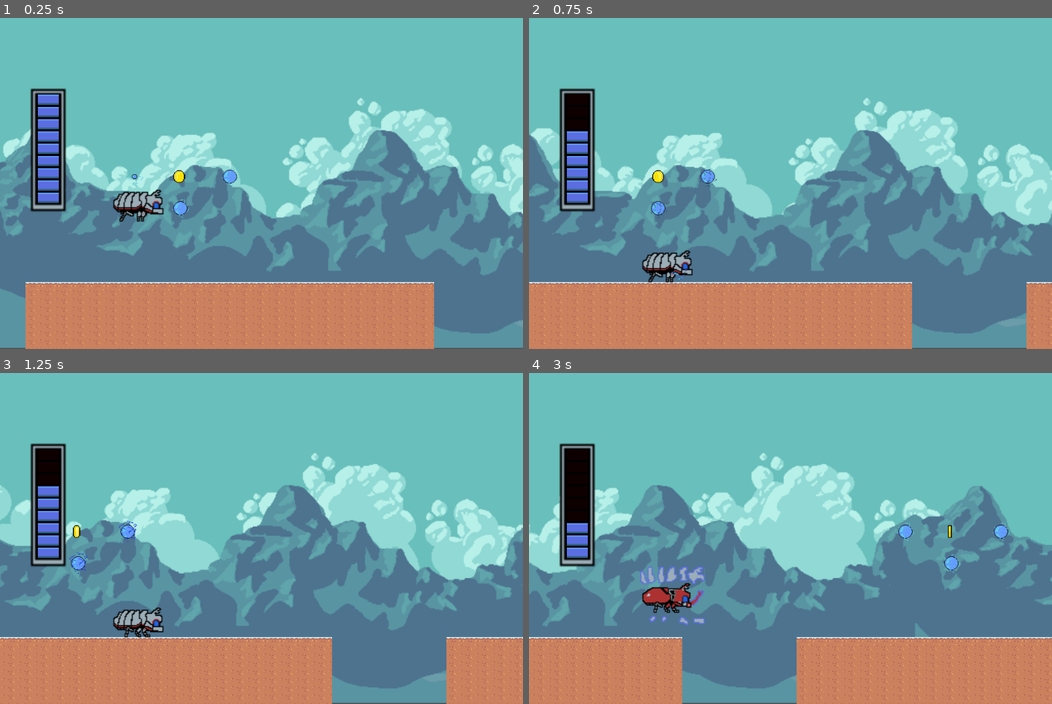
Above: before the commit, frames 1-4 (two rows, left to right).
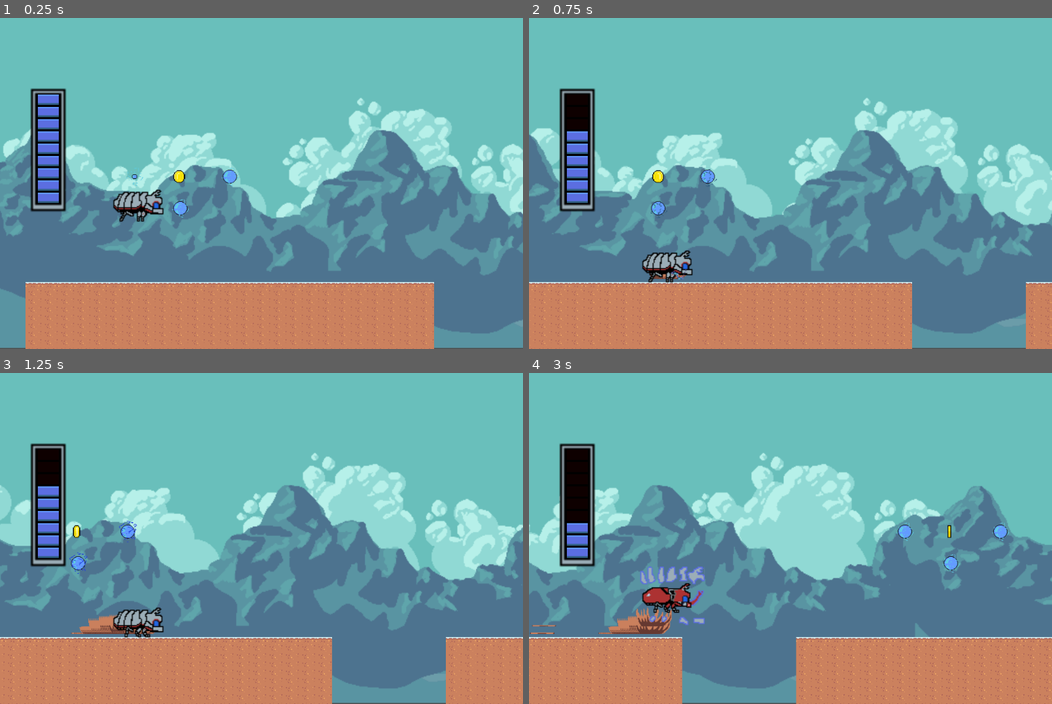
Above: after the commit, the same moments.

Repository: alphaFaiz/cy-bugs
Game: Godot game, scene res://game.tscn
Two runs of this game, one before a commit and one after it. Both use one fixed random seed, a clock stepped at 60 frames per second and the inputs below.
Inputs:
- Up to frame 1 (0.25 s): no input
- Up to frame 2 (0.75 s): hold Up (ui_up) from 0.53 s (still down); tap Z (attack) at 0.6 s
- Up to frame 3 (1.25 s): keep holding Up (ui_up)
- Up to frame 4 (3 s): tap X (switch_form) at 1.35, 2.85 s; release Up (ui_up) at 2.03 s; hold Down (ui_down) 2.03-2.78 s; tap Z (attack) at 2.1 s; hold Up (ui_up) from 2.78 s (still down)

Frame 1 is identical in both runs. In frame 2, less than 0.1% of the frame differs, in the area x 23-100%, y 77-100%; in frame 3, 0.4%; in frame 4, 1.1%, in the area x 0-100%, y 45-100%.

Commit message:
under ground effect

Diff:
--- a/Player.gd
+++ b/Player.gd
@@ -2,7 +2,8 @@
 extends CharacterBody2D
 
 signal energy_changed(new_energy)
-signal walk_underground
+signal walk_underground(enter, normal_walk, exit)
+signal ground_landing
 
 @onready var rayCastBottom = $RayCast2DBottom
 @onready var rayCastPrepareLanding = $RayCast2DPrepareLanding
@@ -24,6 +25,8 @@
 		return energy
 
 var grounded = false
+var entering_underground = false
+var exiting_underground = false
 var undergrounded = false
 var ceil_touched = false
 var is_ceil_landing = false
@@ -94,18 +97,32 @@
 			y_vel = min(max_y_vel, y_vel+gravity)
 			position.y += y_vel * delta
 		elif up and undergrounded:
-			y_vel = -jump_speed/2 * 4
+			emit_signal("walk_underground", false, false, true)
+			y_vel = -jump_speed * 2
 			position.y += y_vel * delta
 			current_mask = 1
-		elif down and grounded:
+			exiting_underground = true
+		#Only allow go underground when the platform's mask contains only "1"
+		elif down and grounded and rayCastBottom.get_collider().collision_mask == 1:
 			current_mask = 2
-		elif not up:
+			entering_underground = true
+		elif not up and not exiting_underground:
 			if undergrounded:
-				emit_signal("walk_underground")
+				emit_signal("walk_underground", false, true, false)
 			play("cocoon_walk")
 
 #	move_and_collide(velocity * delta)
 	move_and_slide()
+
+	if entering_underground:
+		emit_signal("walk_underground", true, false, false)
+	else:
+		entering_underground = false
+
+#	if exiting_underground:
+#		emit_signal("walk_underground", false, false, true)
+#	else:
+#		exiting_underground = false
 
 	if attack:
 		thunder_attack(ceil_touched)
@@ -120,14 +137,19 @@
 		var dist = abs(orig.y - coll.y)
 		var depth = abs(rayCastBottom.target_position.y - dist)
 		position.y -= depth - 1
-		if current_mask == 2:
+
+		if rayCastBottom.get_collision_mask_value(2):
 			undergrounded = true
 			grounded = false
 		else:
 			undergrounded = false
 			grounded = true
+			emit_signal("ground_landing", false, false, false, true)
 		is_ceil_landing = false
 		ceil_touched = false
+		entering_underground = false
+		if exiting_underground and rayCastBottom.get_collider().collision_mask == 1:
+			exiting_underground = false
 	else:
 		grounded = false
 		undergrounded = false
--- a/effects/under_ground_effect.tscn
+++ b/effects/under_ground_effect.tscn
@@ -1,7 +1,182 @@
-[gd_scene load_steps=2 format=3 uid="uid://n05ds4q4hp63"]
+[gd_scene load_steps=27 format=3 uid="uid://n05ds4q4hp63"]
 
 [ext_resource type="Texture2D" uid="uid://mfoxlspj6cir" path="res://prototype-sprites/under-ground-effect.png" id="1_q8uju"]
+[ext_resource type="Texture2D" uid="uid://0e02s0nqebd1" path="res://prototype-sprites/enter-under-ground-effect.png" id="2_kimmo"]
+[ext_resource type="Texture2D" uid="uid://xm6h2u3twg0g" path="res://prototype-sprites/exit-under-ground-effect.png" id="3_5st81"]
+[ext_resource type="Texture2D" uid="uid://krqixjbmfw6p" path="res://prototype-sprites/ground-landing-animation.png" id="4_s73s5"]
 
-[node name="under-ground-effect" type="Sprite2D"]
-scale = Vector2(1.8, 1.8)
-texture = ExtResource("1_q8uju")
+[sub_resource type="AtlasTexture" id="AtlasTexture_cq8ra"]
+atlas = ExtResource("1_q8uju")
+region = Rect2(0, 0, 64, 64)
+
+[sub_resource type="AtlasTexture" id="AtlasTexture_n0ubi"]
+atlas = ExtResource("1_q8uju")
+region = Rect2(64, 0, 64, 64)
+
+[sub_resource type="AtlasTexture" id="AtlasTexture_t3rqn"]
+atlas = ExtResource("1_q8uju")
+region = Rect2(128, 0, 64, 64)
+
+[sub_resource type="AtlasTexture" id="AtlasTexture_legvx"]
+atlas = ExtResource("1_q8uju")
+region = Rect2(192, 0, 64, 64)
+
+[sub_resource type="AtlasTexture" id="AtlasTexture_d0dma"]
+atlas = ExtResource("1_q8uju")
+region = Rect2(256, 0, 64, 64)
+
+[sub_resource type="AtlasTexture" id="AtlasTexture_fqoyb"]
+atlas = ExtResource("2_kimmo")
+region = Rect2(0, 0, 64, 64)
+
+[sub_resource type="AtlasTexture" id="AtlasTexture_gedyv"]
+atlas = ExtResource("2_kimmo")
+region = Rect2(64, 0, 64, 64)
+
+[sub_resource type="AtlasTexture" id="AtlasTexture_ai7wh"]
+atlas = ExtResource("2_kimmo")
+region = Rect2(128, 0, 64, 64)
+
+[sub_resource type="AtlasTexture" id="AtlasTexture_xjuw2"]
+atlas = ExtResource("2_kimmo")
+region = Rect2(192, 0, 64, 64)
+
+[sub_resource type="AtlasTexture" id="AtlasTexture_wg7wy"]
+atlas = ExtResource("2_kimmo")
+region = Rect2(256, 0, 64, 64)
+
+[sub_resource type="AtlasTexture" id="AtlasTexture_sfj8f"]
+atlas = ExtResource("3_5st81")
+region = Rect2(0, 0, 64, 64)
+
+[sub_resource type="AtlasTexture" id="AtlasTexture_g0e6a"]
+atlas = ExtResource("3_5st81")
+region = Rect2(64, 0, 64, 64)
+
+[sub_resource type="AtlasTexture" id="AtlasTexture_6xhe3"]
+atlas = ExtResource("3_5st81")
+region = Rect2(128, 0, 64, 64)
+
+[sub_resource type="AtlasTexture" id="AtlasTexture_dpkma"]
+atlas = ExtResource("3_5st81")
+region = Rect2(192, 0, 64, 64)
+
+[sub_resource type="AtlasTexture" id="AtlasTexture_nhifo"]
+atlas = ExtResource("3_5st81")
+region = Rect2(256, 0, 64, 64)
+
+[sub_resource type="AtlasTexture" id="AtlasTexture_m7kip"]
+atlas = ExtResource("4_s73s5")
+region = Rect2(0, 0, 64, 64)
+
+[sub_resource type="AtlasTexture" id="AtlasTexture_tsdyh"]
+atlas = ExtResource("4_s73s5")
+region = Rect2(64, 0, 64, 64)
+
+[sub_resource type="AtlasTexture" id="AtlasTexture_mu7nl"]
+atlas = ExtResource("4_s73s5")
+region = Rect2(128, 0, 64, 64)
+
+[sub_resource type="AtlasTexture" id="AtlasTexture_5f1j6"]
+atlas = ExtResource("4_s73s5")
+region = Rect2(192, 0, 64, 64)
+
+[sub_resource type="AtlasTexture" id="AtlasTexture_xf28t"]
+atlas = ExtResource("4_s73s5")
+region = Rect2(256, 0, 64, 64)
+
+[sub_resource type="AtlasTexture" id="AtlasTexture_peugh"]
+atlas = ExtResource("4_s73s5")
+region = Rect2(320, 0, 64, 64)
+
+[sub_resource type="SpriteFrames" id="SpriteFrames_lpg6g"]
+animations = [{
+"frames": [{
+"duration": 1.0,
+"texture": SubResource("AtlasTexture_cq8ra")
+}, {
+"duration": 1.0,
+"texture": SubResource("AtlasTexture_n0ubi")
+}, {
+"duration": 1.0,
+"texture": SubResource("AtlasTexture_t3rqn")
+}, {
+"duration": 1.0,
+"texture": SubResource("AtlasTexture_legvx")
+}, {
+"duration": 1.0,
+"texture": SubResource("AtlasTexture_d0dma")
+}],
+"loop": false,
+"name": &"default",
+"speed": 16.0
+}, {
+"frames": [{
+"duration": 1.0,
+"texture": SubResource("AtlasTexture_fqoyb")
+}, {
+"duration": 1.0,
+"texture": SubResource("AtlasTexture_gedyv")
+}, {
+"duration": 1.0,
+"texture": SubResource("AtlasTexture_ai7wh")
+}, {
+"duration": 1.0,
+"texture": SubResource("AtlasTexture_xjuw2")
+}, {
+"duration": 1.0,
+"texture": SubResource("AtlasTexture_wg7wy")
+}],
+"loop": false,
+"name": &"enter",
+"speed": 20.0
+}, {
+"frames": [{
+"duration": 1.0,
+"texture": SubResource("AtlasTexture_sfj8f")
+}, {
+"duration": 1.0,
+"texture": SubResource("AtlasTexture_g0e6a")
+}, {
+"duration": 1.0,
+"texture": SubResource("AtlasTexture_6xhe3")
+}, {
+"duration": 1.0,
+"texture": SubResource("AtlasTexture_dpkma")
+}, {
+"duration": 1.0,
+"texture": SubResource("AtlasTexture_nhifo")
+}],
+"loop": false,
+"name": &"exit",
+"speed": 20.0
+}, {
+"frames": [{
+"duration": 1.0,
+"texture": SubResource("AtlasTexture_m7kip")
+}, {
+"duration": 1.0,
+"texture": SubResource("AtlasTexture_tsdyh")
+}, {
+"duration": 1.0,
+"texture": SubResource("AtlasTexture_mu7nl")
+}, {
+"duration": 1.0,
+"texture": SubResource("AtlasTexture_5f1j6")
+}, {
+"duration": 1.0,
+"texture": SubResource("AtlasTexture_xf28t")
+}, {
+"duration": 1.0,
+"texture": SubResource("AtlasTexture_peugh")
+}],
+"loop": false,
+"name": &"ground_landing",
+"speed": 10.0
+}]
+
+[node name="underGroundEffect" type="AnimatedSprite2D"]
+scale = Vector2(1.2, 1.2)
+sprite_frames = SubResource("SpriteFrames_lpg6g")
+animation = &"ground_landing"
+autoplay = "default"
--- a/game.gd
+++ b/game.gd
@@ -22,6 +22,7 @@
 	preload("res://segments/B.tscn"),
 	preload("res://segments/C.tscn"),
 ]
+var current_segment_index = 0
 
 var speed = 200
 # Called when the node enters the scene tree for the first time.
@@ -29,9 +30,10 @@
 	if _player and _energy_bar:
 		_player.connect("energy_changed", _energy_bar.set_energy)
 		_player.connect("walk_underground", add_underground_effect)
+		_player.connect("ground_landing", add_underground_effect)
 	randomize()
 	spawn_inst(0, 0)
-	spawn_inst(1024, 0)
+	spawn_inst(bounds_fw, 0)
 
 # Called every frame. 'delta' is the elapsed time since the previous frame.
 func _process(delta):
@@ -43,11 +45,14 @@
 		_player.global_position.x = clamp(_player.global_position.x, bounds_bw, bounds_fw)
 		_player.global_position.y = clamp(_player.global_position.y, bounds_uw, bounds_dw)
 
+	var player_position = _player.global_transform.origin
 	for area in _areas.get_children():
 		area.position.x -= speed * delta
 		if area.position.x < -bounds_fw - speed * delta:
 			spawn_inst(area.position.x + bounds_fw * 2, 0)
 			area.queue_free()
+		if area.position.x + bounds_fw > player_position.x and area.position.x < player_position.x:
+			current_segment_index = area.get_index()
 
 func spawn_inst(x, y):
 	var index = randi() % len(segments)
@@ -55,7 +60,33 @@
 	inst.position = Vector2(x, y)
 	_areas.add_child(inst)
 
-func add_underground_effect() -> void:
+func add_underground_effect(is_entering, walking, is_exiting, is_landing) -> bool:
+	var segment_index = current_segment_index
+	var old_dirt_effect = _areas.get_child(segment_index).get_child(-1) #The last index will be equal to the dirt effect
+	var regex = RegEx.new()
+	regex.compile("underGroundEffect")
+	var matchNodeName = regex.search(old_dirt_effect.name)
+
 	var dirt_effect = underground_dirt_scn.instantiate()
-	dirt_effect.position = _player.global_position
-	_areas.get_child(1).add_child(dirt_effect)
+	var segment_position = _areas.get_child(segment_index).global_transform.origin
+	var player_position = _player.global_transform.origin
+	var player_height = _player.get_node("CollisionShape2D").shape.height
+	var animation_name = "default"
+
+	#init new dirt effect if there's no dirt node or old node has finished the animation
+	if walking and (!matchNodeName || matchNodeName and not old_dirt_effect.is_playing()):
+		dirt_effect.position = player_position - segment_position
+		_areas.get_child(segment_index).add_child(dirt_effect)
+	elif is_entering or is_exiting:
+		if is_entering:
+			animation_name = "enter"
+			dirt_effect.position = player_position - segment_position + Vector2(0, player_height/1.5)
+		elif is_exiting:
+			animation_name = "exit"
+			dirt_effect.position = player_position - segment_position - Vector2(0, player_height/7)
+	elif is_landing and (!matchNodeName || matchNodeName and not old_dirt_effect.is_playing()):
+		animation_name = "ground_landing"
+		dirt_effect.position = player_position - segment_position
+	_areas.get_child(segment_index).add_child(dirt_effect)
+	dirt_effect.play(animation_name)
+	return true
--- a/segments/A.tscn
+++ b/segments/A.tscn
@@ -155,11 +155,11 @@
 [sub_resource type="TileSet" id="TileSet_8k85l"]
 sources/1 = SubResource("TileSetAtlasSource_y48uq")
 
+[sub_resource type="RectangleShape2D" id="RectangleShape2D_eqyxb"]
+size = Vector2(1026, 77)
+
 [sub_resource type="RectangleShape2D" id="RectangleShape2D_bnpfq"]
 size = Vector2(1024.12, 49.5312)
-
-[sub_resource type="RectangleShape2D" id="RectangleShape2D_eqyxb"]
-size = Vector2(1026, 77)
 
 [node name="A" type="StaticBody2D"]
 collision_layer = 3
@@ -171,53 +171,53 @@
 format = 2
 layer_0/tile_data = PackedInt32Array(786444, 131073, 0, 786445, 131073, 0, 786446, 131073, 0, 786447, 131073, 0, 786448 …(9901 unchanged characters)…
 
+[node name="LightningItem" parent="." instance=ExtResource("2_h8fsk")]
+position = Vector2(250, 567)
+collision_layer = 1
+collision_mask = 1
+
+[node name="LightningItem2" parent="." instance=ExtResource("2_h8fsk")]
+position = Vector2(294, 567)
+collision_layer = 1
+collision_mask = 1
+
+[node name="LightningItem3" parent="." instance=ExtResource("2_h8fsk")]
+position = Vector2(338, 567)
+collision_layer = 1
+collision_mask = 1
+
+[node name="ScoreItem" parent="." instance=ExtResource("3_n4n10")]
+position = Vector2(493, 375)
+collision_layer = 1
+collision_mask = 1
+
+[node name="ScoreItem2" parent="." instance=ExtResource("3_n4n10")]
+position = Vector2(524, 375)
+collision_layer = 1
+collision_mask = 1
+
+[node name="ScoreItem3" parent="." instance=ExtResource("3_n4n10")]
+position = Vector2(493, 409)
+collision_layer = 1
+collision_mask = 1
+
+[node name="ScoreItem4" parent="." instance=ExtResource("3_n4n10")]
+position = Vector2(524, 409)
+collision_layer = 1
+collision_mask = 1
+
+[node name="ScoreItem5" parent="." instance=ExtResource("3_n4n10")]
+position = Vector2(514, 570)
+collision_layer = 1
+collision_mask = 1
+
+[node name="DigableGround" type="StaticBody2D" parent="."]
+position = Vector2(516, 568)
+
+[node name="DigableCollisionShape" type="CollisionShape2D" parent="DigableGround"]
+position = Vector2(-3, 6.5)
+shape = SubResource("RectangleShape2D_eqyxb")
+
 [node name="CollisionShape2D" type="CollisionShape2D" parent="."]
 position = Vector2(512.938, 636.766)
 shape = SubResource("RectangleShape2D_bnpfq")
-
-[node name="LightningItem" parent="." instance=ExtResource("2_h8fsk")]
-position = Vector2(250, 567)
-collision_layer = 1
-collision_mask = 1
-
-[node name="LightningItem2" parent="." instance=ExtResource("2_h8fsk")]
-position = Vector2(294, 567)
-collision_layer = 1
-collision_mask = 1
-
-[node name="LightningItem3" parent="." instance=ExtResource("2_h8fsk")]
-position = Vector2(338, 567)
-collision_layer = 1
-collision_mask = 1
-
-[node name="ScoreItem" parent="." instance=ExtResource("3_n4n10")]
-position = Vector2(493, 375)
-collision_layer = 1
-collision_mask = 1
-
-[node name="ScoreItem2" parent="." instance=ExtResource("3_n4n10")]
-position = Vector2(524, 375)
-collision_layer = 1
-collision_mask = 1
-
-[node name="ScoreItem3" parent="." instance=ExtResource("3_n4n10")]
-position = Vector2(493, 409)
-collision_layer = 1
-collision_mask = 1
-
-[node name="ScoreItem4" parent="." instance=ExtResource("3_n4n10")]
-position = Vector2(524, 409)
-collision_layer = 1
-collision_mask = 1
-
-[node name="ScoreItem5" parent="." instance=ExtResource("3_n4n10")]
-position = Vector2(514, 570)
-collision_layer = 1
-collision_mask = 1
-
-[node name="DigableGround" type="StaticBody2D" parent="."]
-position = Vector2(516, 568)
-
-[node name="DigableCollisionShape" type="CollisionShape2D" parent="DigableGround"]
-position = Vector2(-3, 6.5)
-shape = SubResource("RectangleShape2D_eqyxb")
--- a/segments/B.tscn
+++ b/segments/B.tscn
@@ -230,11 +230,11 @@
 [sub_resource type="TileSet" id="TileSet_3bady"]
 sources/0 = SubResource("TileSetAtlasSource_d6kvq")
 
+[sub_resource type="RectangleShape2D" id="RectangleShape2D_m82b5"]
+size = Vector2(800, 83)
+
 [sub_resource type="RectangleShape2D" id="RectangleShape2D_p72fg"]
 size = Vector2(800.125, 154)
-
-[sub_resource type="RectangleShape2D" id="RectangleShape2D_m82b5"]
-size = Vector2(800, 83)
 
 [node name="B" type="StaticBody2D"]
 collision_layer = 3
@@ -246,33 +246,33 @@
 format = 2
 layer_0/tile_data = PackedInt32Array(917504, 131072, 6, 917505, 196608, 6, 917506, 131072, 6, 917507, 196608, 6, 917508 …(14817 unchanged characters)…
 
+[node name="LightningItem" parent="." instance=ExtResource("2_pnhei")]
+position = Vector2(402, 373)
+collision_layer = 1
+collision_mask = 1
+
+[node name="LightningItem2" parent="." instance=ExtResource("2_pnhei")]
+position = Vector2(499, 311)
+collision_layer = 1
+collision_mask = 1
+
+[node name="LightningItem3" parent="." instance=ExtResource("2_pnhei")]
+position = Vector2(312, 311)
+collision_layer = 1
+collision_mask = 1
+
+[node name="ScoreItem" parent="." instance=ExtResource("3_2cbpc")]
+position = Vector2(401, 311)
+collision_layer = 1
+collision_mask = 1
+
+[node name="DigableGround" type="StaticBody2D" parent="."]
+position = Vector2(498, 560)
+
+[node name="CollisionShape2D" type="CollisionShape2D" parent="DigableGround"]
+position = Vector2(1, 2)
+shape = SubResource("RectangleShape2D_m82b5")
+
 [node name="CollisionShape2D" type="CollisionShape2D" parent="."]
 position = Vector2(498.938, 681)
 shape = SubResource("RectangleShape2D_p72fg")
-
-[node name="LightningItem" parent="." instance=ExtResource("2_pnhei")]
-position = Vector2(402, 373)
-collision_layer = 1
-collision_mask = 1
-
-[node name="LightningItem2" parent="." instance=ExtResource("2_pnhei")]
-position = Vector2(499, 311)
-collision_layer = 1
-collision_mask = 1
-
-[node name="LightningItem3" parent="." instance=ExtResource("2_pnhei")]
-position = Vector2(312, 311)
-collision_layer = 1
-collision_mask = 1
-
-[node name="ScoreItem" parent="." instance=ExtResource("3_2cbpc")]
-position = Vector2(401, 311)
-collision_layer = 1
-collision_mask = 1
-
-[node name="DigableGround" type="StaticBody2D" parent="."]
-position = Vector2(498, 560)
-
-[node name="CollisionShape2D" type="CollisionShape2D" parent="DigableGround"]
-position = Vector2(1, 2)
-shape = SubResource("RectangleShape2D_m82b5")
--- a/segments/C.tscn
+++ b/segments/C.tscn
@@ -230,14 +230,14 @@
 [sub_resource type="TileSet" id="TileSet_kc1ai"]
 sources/0 = SubResource("TileSetAtlasSource_3cxm3")
 
+[sub_resource type="RectangleShape2D" id="RectangleShape2D_u33i5"]
+size = Vector2(895, 83)
+
 [sub_resource type="RectangleShape2D" id="RectangleShape2D_lwbqy"]
 size = Vector2(894, 199)
 
 [sub_resource type="RectangleShape2D" id="RectangleShape2D_j4mci"]
 size = Vector2(831, 27.9219)
-
-[sub_resource type="RectangleShape2D" id="RectangleShape2D_u33i5"]
-size = Vector2(895, 83)
 
 [node name="C" type="StaticBody2D"]
 collision_layer = 3
@@ -249,6 +249,33 @@
 format = 2
 layer_0/tile_data = PackedInt32Array(1507332, 1310720, 2, 1507333, 1376256, 2, 1507334, 1310720, 2, 1507335, 1376256, 2 …(22057 unchanged characters)…
 
+[node name="LightningItem" parent="." instance=ExtResource("2_oaqwc")]
+position = Vector2(556, 73)
+collision_layer = 1
+collision_mask = 1
+
+[node name="LightningItem2" parent="." instance=ExtResource("2_oaqwc")]
+position = Vector2(126, 459)
+collision_layer = 1
+collision_mask = 1
+
+[node name="LightningItem3" parent="." instance=ExtResource("2_oaqwc")]
+position = Vector2(812, 280)
+collision_layer = 1
+collision_mask = 1
+
+[node name="ScoreItem" parent="." instance=ExtResource("3_huyfe")]
+position = Vector2(511, 75)
+collision_layer = 1
+collision_mask = 1
+
+[node name="DigableGround" type="StaticBody2D" parent="."]
+position = Vector2(514, 546)
+
+[node name="CollisionShape2D" type="CollisionShape2D" parent="DigableGround"]
+position = Vector2(-1.5, -19.5)
+shape = SubResource("RectangleShape2D_u33i5")
+
 [node name="ground" type="CollisionShape2D" parent="."]
 position = Vector2(511, 668.5)
 shape = SubResource("RectangleShape2D_lwbqy")
@@ -256,30 +283,3 @@
 [node name="step 1" type="CollisionShape2D" parent="."]
 position = Vector2(494, 148.961)
 shape = SubResource("RectangleShape2D_j4mci")
-
-[node name="LightningItem" parent="." instance=ExtResource("2_oaqwc")]
-position = Vector2(556, 73)
-collision_layer = 1
-collision_mask = 1
-
-[node name="LightningItem2" parent="." instance=ExtResource("2_oaqwc")]
-position = Vector2(126, 459)
-collision_layer = 1
-collision_mask = 1
-
-[node name="LightningItem3" parent="." instance=ExtResource("2_oaqwc")]
-position = Vector2(812, 280)
-collision_layer = 1
-collision_mask = 1
-
-[node name="ScoreItem" parent="." instance=ExtResource("3_huyfe")]
-position = Vector2(511, 75)
-collision_layer = 1
-collision_mask = 1
-
-[node name="DigableGround" type="StaticBody2D" parent="."]
-position = Vector2(514, 546)
-
-[node name="CollisionShape2D" type="CollisionShape2D" parent="DigableGround"]
-position = Vector2(-1.5, -19.5)
-shape = SubResource("RectangleShape2D_u33i5")
Binary file added: prototype-sprites/enter-under-ground-effect.aseprite
Binary file added: prototype-sprites/enter-under-ground-effect.png
Not shown, added: prototype-sprites/enter-under-ground-effect.png.import
Binary file added: prototype-sprites/exit-under-ground-effect.aseprite
Binary file added: prototype-sprites/exit-under-ground-effect.png
Not shown, added: prototype-sprites/exit-under-ground-effect.png.import
Binary file added: prototype-sprites/ground-landing-animation.aseprite
Binary file added: prototype-sprites/ground-landing-animation.png
Not shown, added: prototype-sprites/ground-landing-animation.png.import
Binary file changed: prototype-sprites/under-ground-effect.aseprite
Binary file changed: prototype-sprites/under-ground-effect.png
